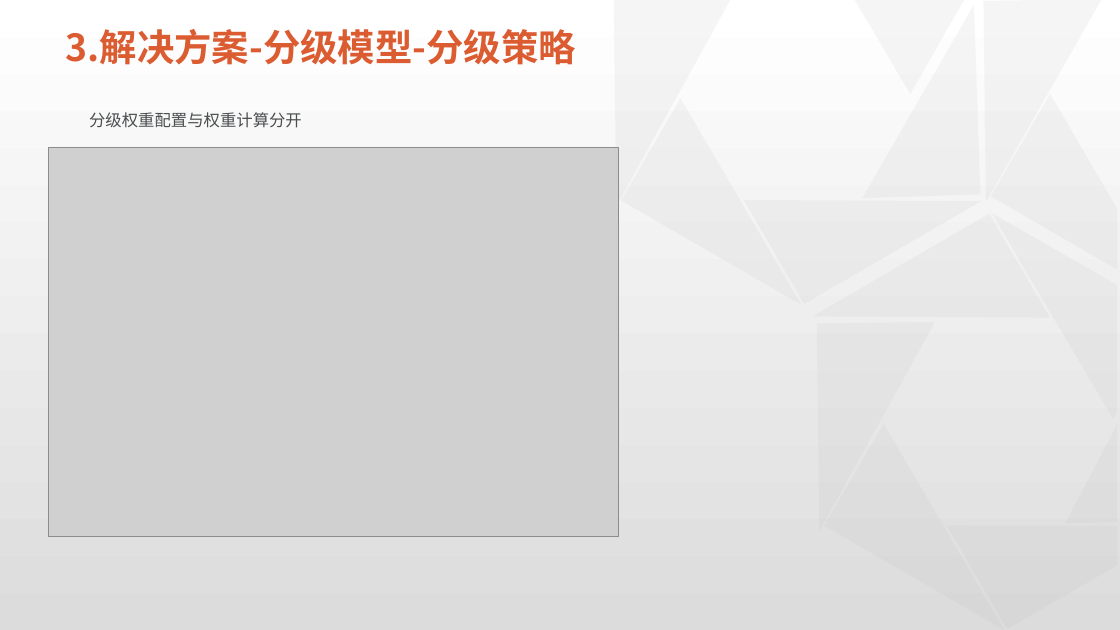
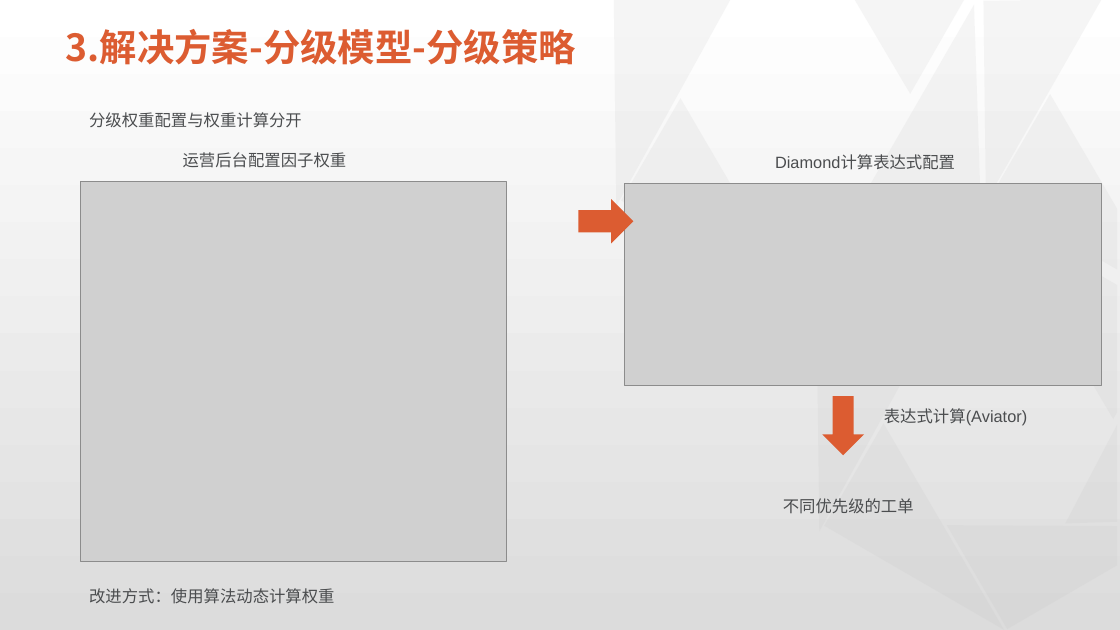
Before and after one commit to physicsLoveJava/java-miscellaneous, a slide deck: slide 14 of tech-interview/a-task/实习总结预展示板-新版.pptx. Drawn at 1120x630 pixels with LibreOffice and Linux fonts; fonts in the diff are those of the drawing; grey boxes stand for pictures; background and template pictures are left out. Boxes give left, top, right and bottom in pixels: in the first picture for what was removed or moved away, otherwise in the second. Text is boxed around its words. In the diff, an @@ line names an element or a change of style, - is before the commit and + after.

```diff
--- a/tech-interview/a-task/实习总结预展示板-新版.pptx
+++ b/tech-interview/a-task/实习总结预展示板-新版.pptx
@@ text added at box(183, 152, 347, 168), 14 pt, text #4B4D4F @@
+运营后台配置因子权重
@@ text added at box(775, 155, 955, 170), 14 pt, text #4B4D4F @@
+Diamond计算表达式配置
@@ picture: place and size @@
-picture at box(49, 147, 618, 537)
+picture at box(81, 181, 506, 561)
@@ right arrow added at box(579, 199, 634, 244), fill #DC5C31 @@
@@ picture added at box(624, 183, 1102, 386) @@
@@ down arrow added at box(823, 397, 865, 455), fill #DC5C31 @@
@@ text added at box(884, 408, 1027, 426), 14 pt, text #4B4D4F @@
+表达式计算(Aviator)
@@ text added at box(783, 498, 914, 514), 14 pt, text #4B4D4F @@
+不同优先级的工单
@@ text added at box(89, 588, 334, 604), 14 pt, text #4B4D4F @@
+改进方式：使用算法动态计算权重
```
Also in this commit, not shown: 10 other slides changed, 4 slides added, 2 slides removed.
